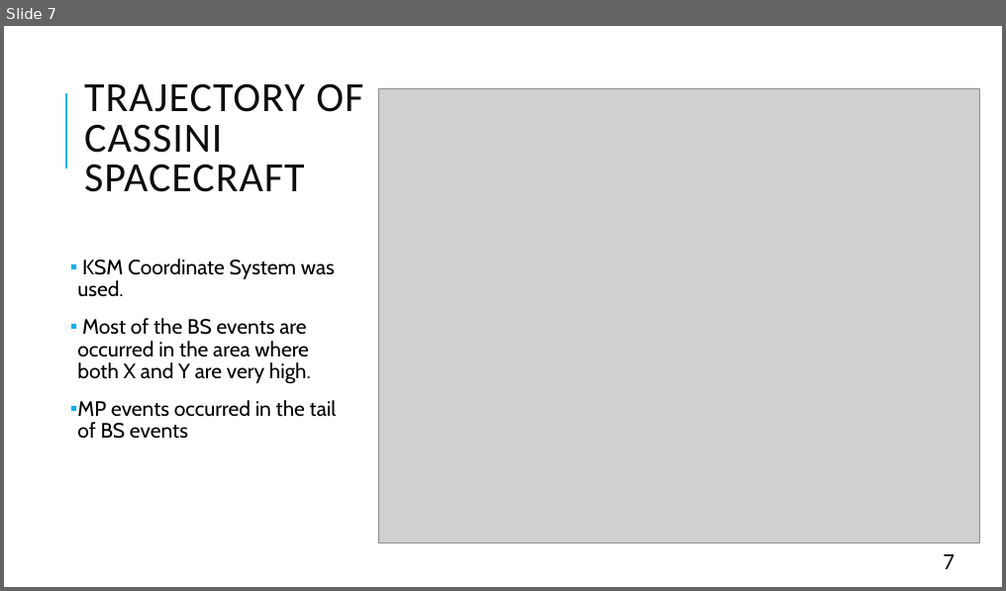
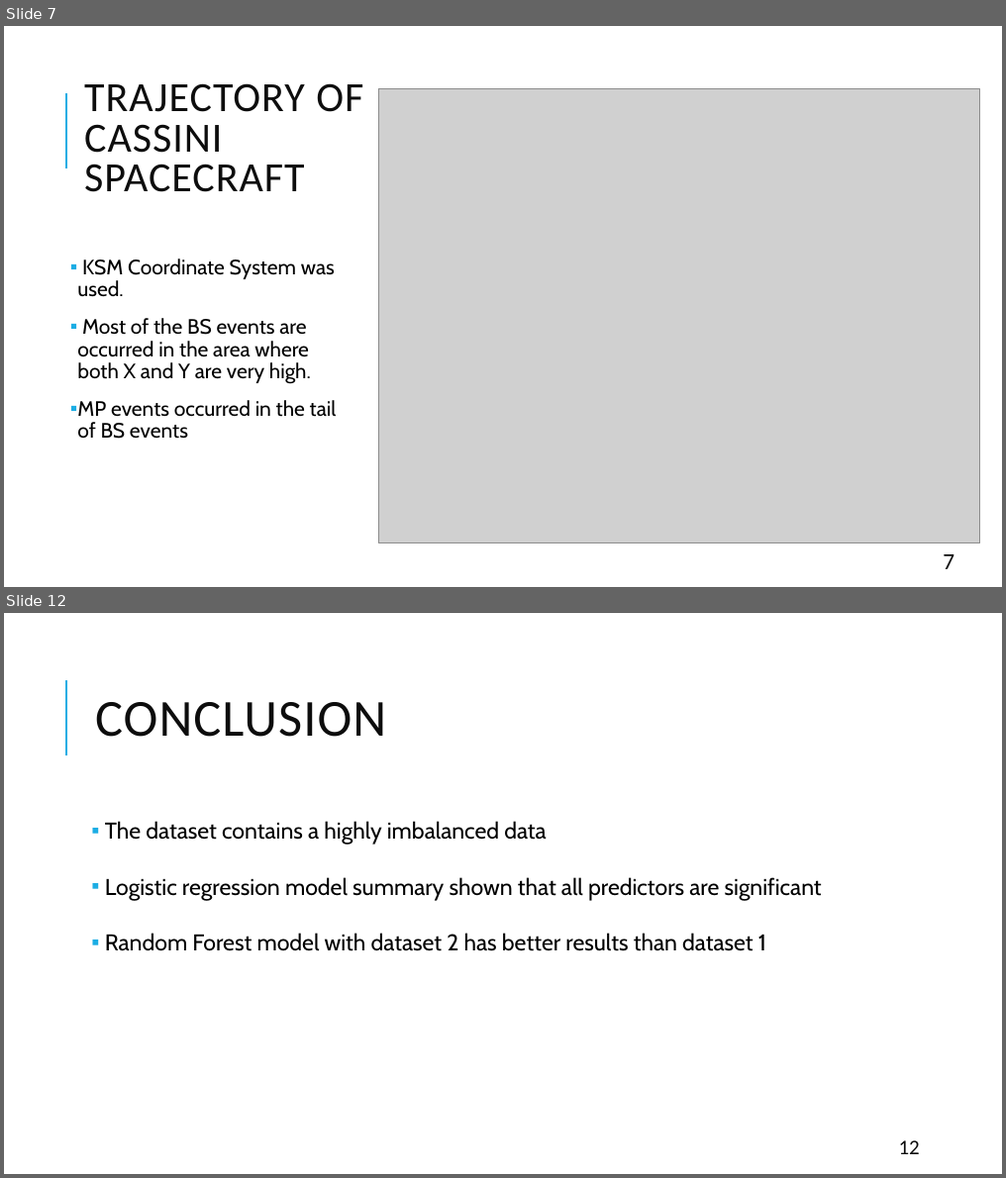
Before and after one commit to matty1203/r_cubicplot, a slide deck: Classification of bow shock event positions from Magnetic.pptx. Shown one above the other, each under a label of ours: slide 7 before the commit, slides 7 and 12 after it; the slides between them are not shown. The pictures are 1006x591 and 1006x1178 pixels, drawn with LibreOffice and Linux fonts; fonts in the diff are those of the drawing; grey boxes stand for pictures. Boxes give left, top, right and bottom in pixels: in the first picture for what was removed or moved away, otherwise in the second. Text is boxed around its words. In the diff, an @@ line names an element or a change of style, - is before the commit and + after.

```diff
--- a/Classification of bow shock event positions from Magnetic.pptx
+++ b/Classification of bow shock event positions from Magnetic.pptx
@@ slide 12 added at <box>4,613,1002,1174</box>, background #FFFFFF; not listed: 1 template element that a slide beside it also shows @@
@@ title added at <box>95,702,386,737</box>, 50 pt, text #0D0D0D @@
+CONCLUSION
@@ text added at <box>105,821,822,952</box>, 22 pt, text #000000 @@
+▪ The dataset contains a highly imbalanced data
+▪ Logistic regression model summary shown that all predictors are significant
+▪ Random Forest model with dataset 2 has better results than dataset 1
@@ page number added at <box>899,1141,920,1155</box>, 20 pt, text #0D0D0D @@
+12
```
Also in this commit, not shown: 1 slide changed, 6 other slides added, 1 slide removed, 3 other files.
